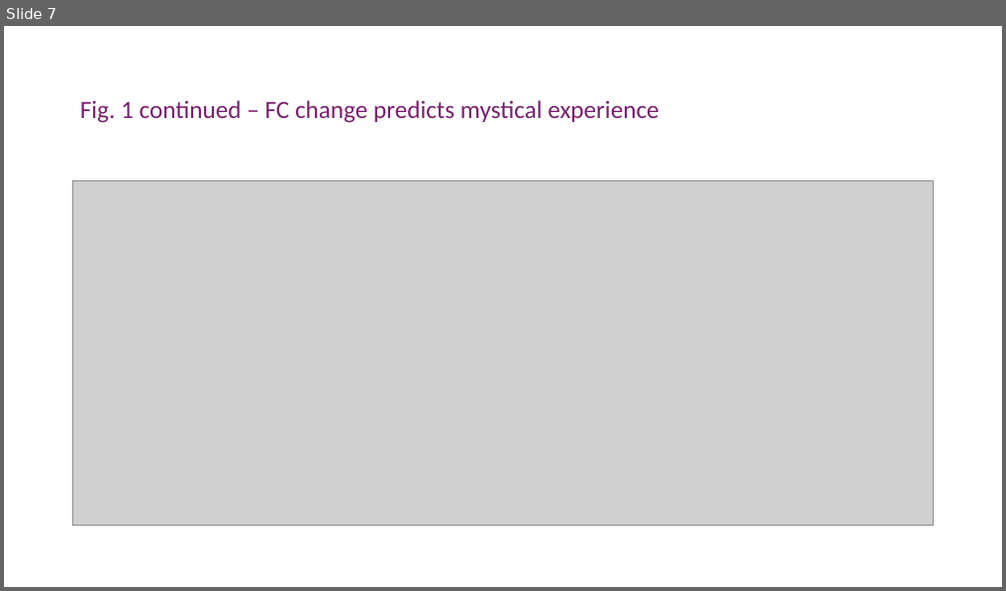
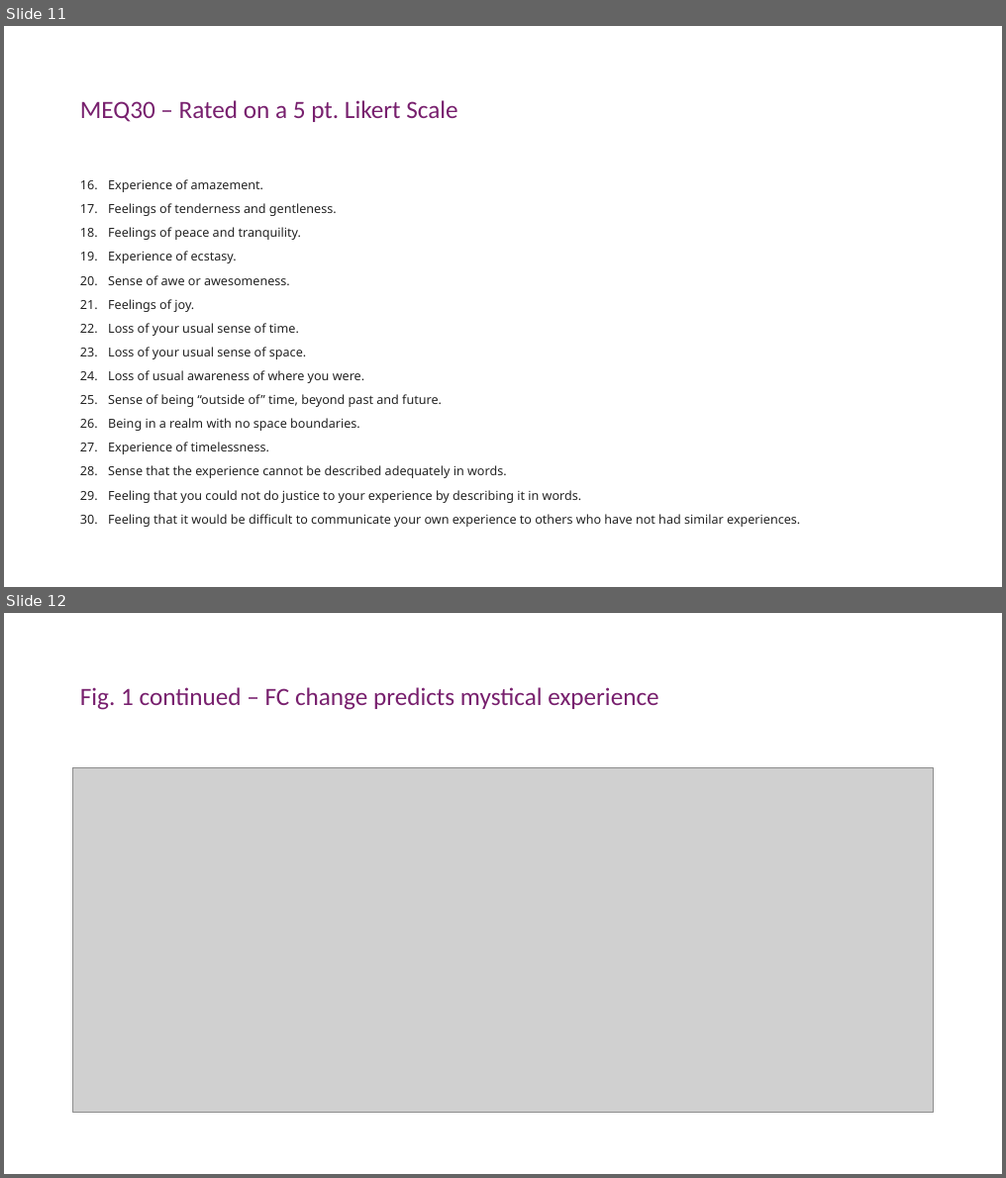
Before and after one commit to nghess/cnjc, a slide deck: psilocybin_fc/siegel_etal_2024.pptx. Shown one above the other, each under a label of ours: slide 7 before the commit, slides 11 and 12 after it. The pictures are 1006x591 and 1006x1178 pixels, drawn with LibreOffice and Linux fonts; fonts in the diff are those of the drawing; grey boxes stand for pictures. Boxes give left, top, right and bottom in pixels: in the first picture for what was removed or moved away, otherwise in the second. Text is boxed around its words. In the diff, an @@ line names an element or a change of style, - is before the commit and + after.

```diff
--- a/psilocybin_fc/siegel_etal_2024.pptx
+++ b/psilocybin_fc/siegel_etal_2024.pptx
@@ slide 11 added at [4, 26, 1002, 587], background #FFFFFF @@
@@ title added at [80, 100, 457, 122], 24 pt, text #78206E @@
+MEQ30 – Rated on a 5 pt. Likert Scale
@@ text added at [108, 179, 800, 527], 12 pt, text #222222 @@
+16. Experience of amazement.
+17. Feelings of tenderness and gentleness.
+18. Feelings of peace and tranquility.
+19. Experience of ecstasy.
+20. Sense of awe or awesomeness.
+21. Feelings of joy.
+22. Loss of your usual sense of time.
+23. Loss of your usual sense of space.
+24. Loss of usual awareness of where you were.
+25. Sense of being “outside of” time, beyond past and future.
+26. Being in a realm with no space boundaries.
+27. Experience of timelessness.
+28. Sense that the experience cannot be described adequately in words.
+29. Feeling that you could not do justice to your experience by describing it in words.
+30. Feeling that it would be difficult to communicate your own experience to others who have not had similar experiences.
@@ what was slide 7 is now slide 12 @@
```
Also in this commit, not shown: 6 slides changed, 11 other slides added, 1 slide removed, 9 other files.
